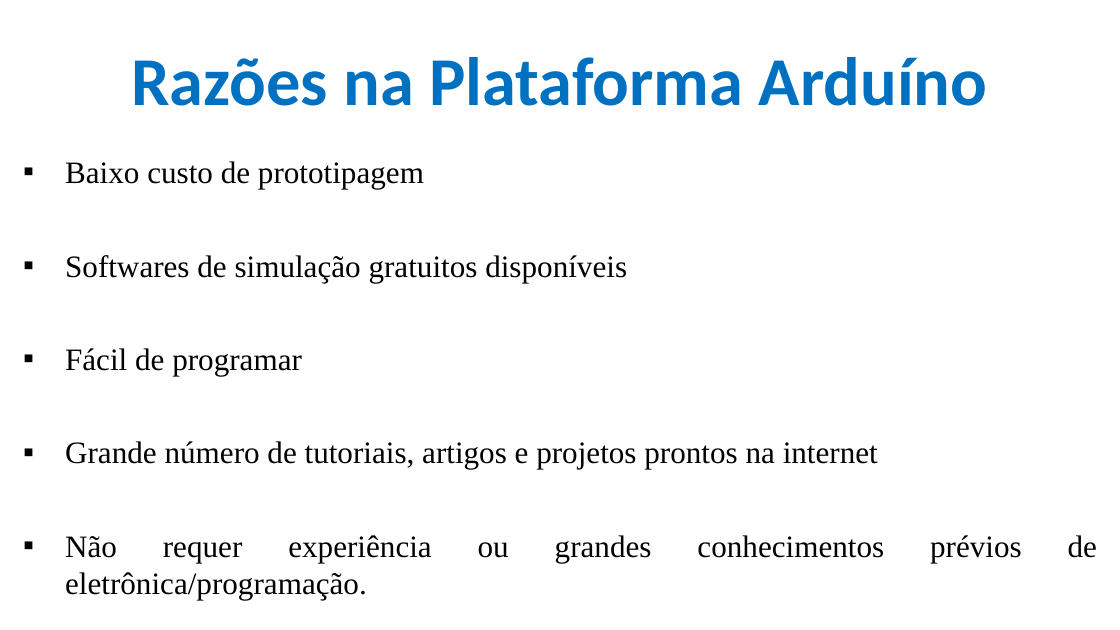
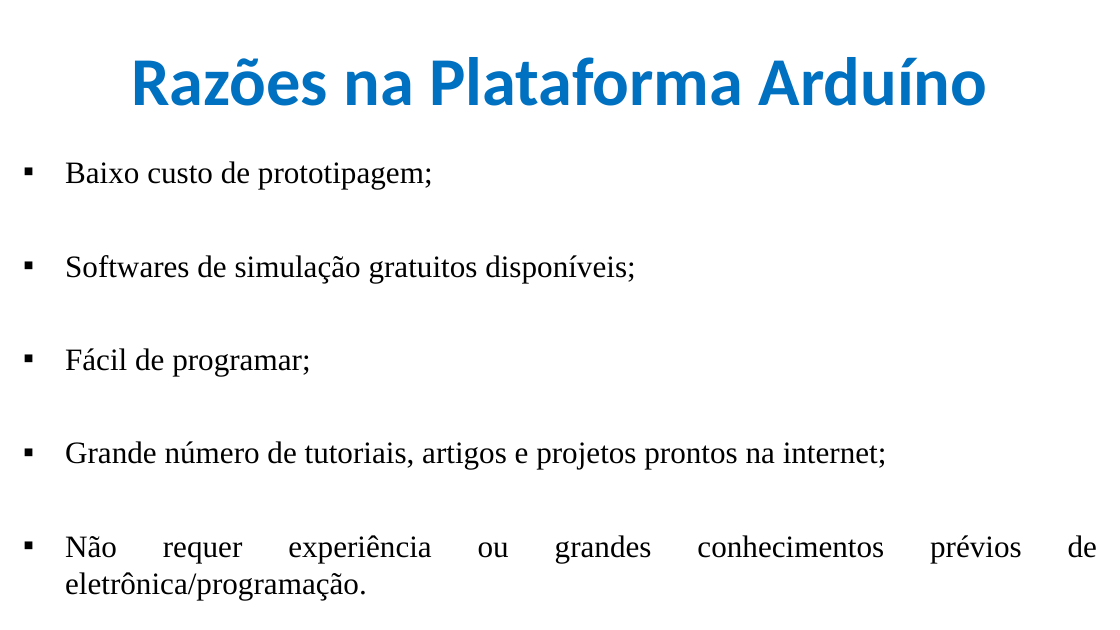
Before and after one commit to CloudEducationBrazil/WydenArea1AplicacaoCloudIndustria40Python, a slide deck: slide 5 of 01 Classes/Aula 03 - Aplicação Cloud Indústria 40 Python IoT Plataforma Arduino Tinkercad.pptx. Drawn at 1120x630 pixels with LibreOffice and Linux fonts; fonts in the diff are those of the drawing; background and template pictures are left out. Boxes give left, top, right and bottom in pixels: in the first picture for what was removed or moved away, otherwise in the second. Text is boxed around its words. In the diff, an @@ line names an element or a change of style, - is before the commit and + after.

```diff
--- a/01 Classes/Aula 03 - Aplicação Cloud Indústria 40 Python IoT Plataforma Arduino Tinkercad.pptx
+++ b/01 Classes/Aula 03 - Aplicação Cloud Indústria 40 Python IoT Plataforma Arduino Tinkercad.pptx
@@ text at box(65, 161, 887, 469): text changed @@
-▪ Baixo custo de prototipagem
-▪ Softwares de simulação gratuitos disponíveis
-▪ Fácil de programar
-▪ Grande número de tutoriais, artigos e projetos prontos na internet
+▪ Baixo custo de prototipagem;
+▪ Softwares de simulação gratuitos disponíveis;
+▪ Fácil de programar;
+▪ Grande número de tutoriais, artigos e projetos prontos na internet;
```
Also in this commit, not shown: 3 other slides changed.
